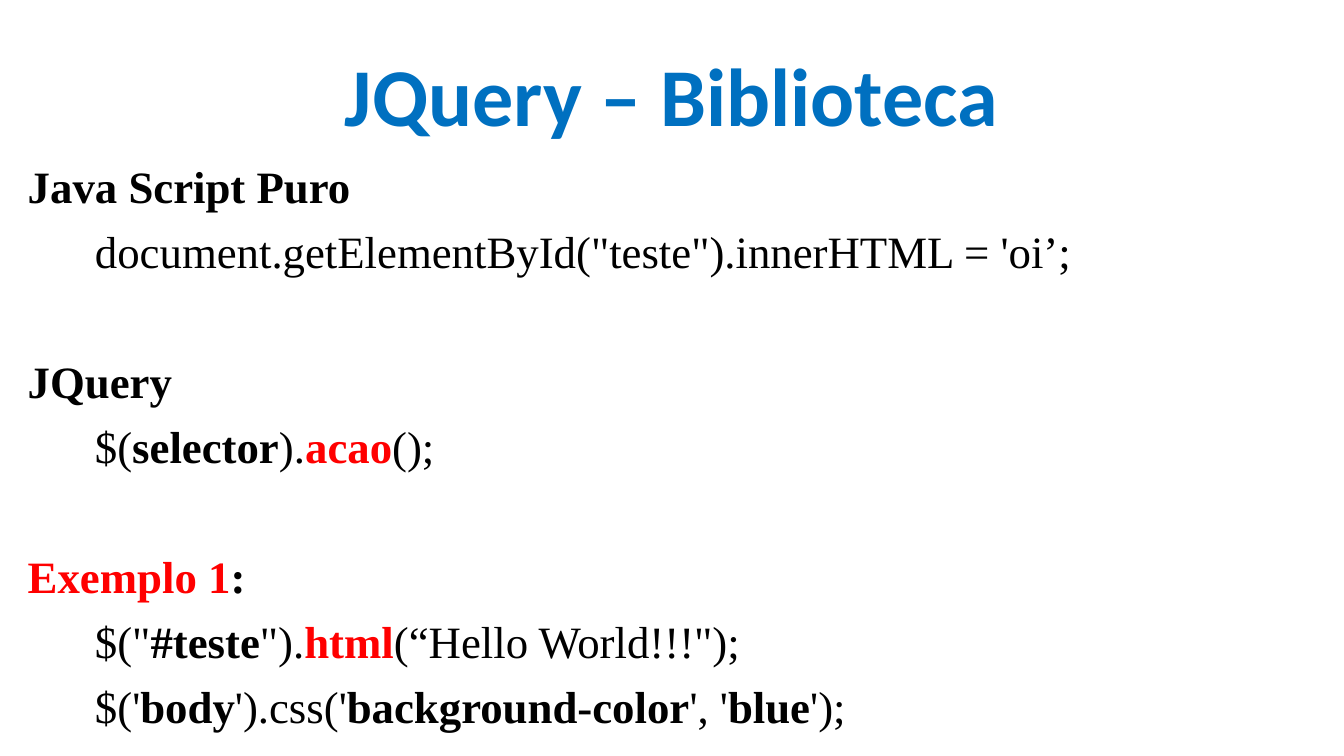
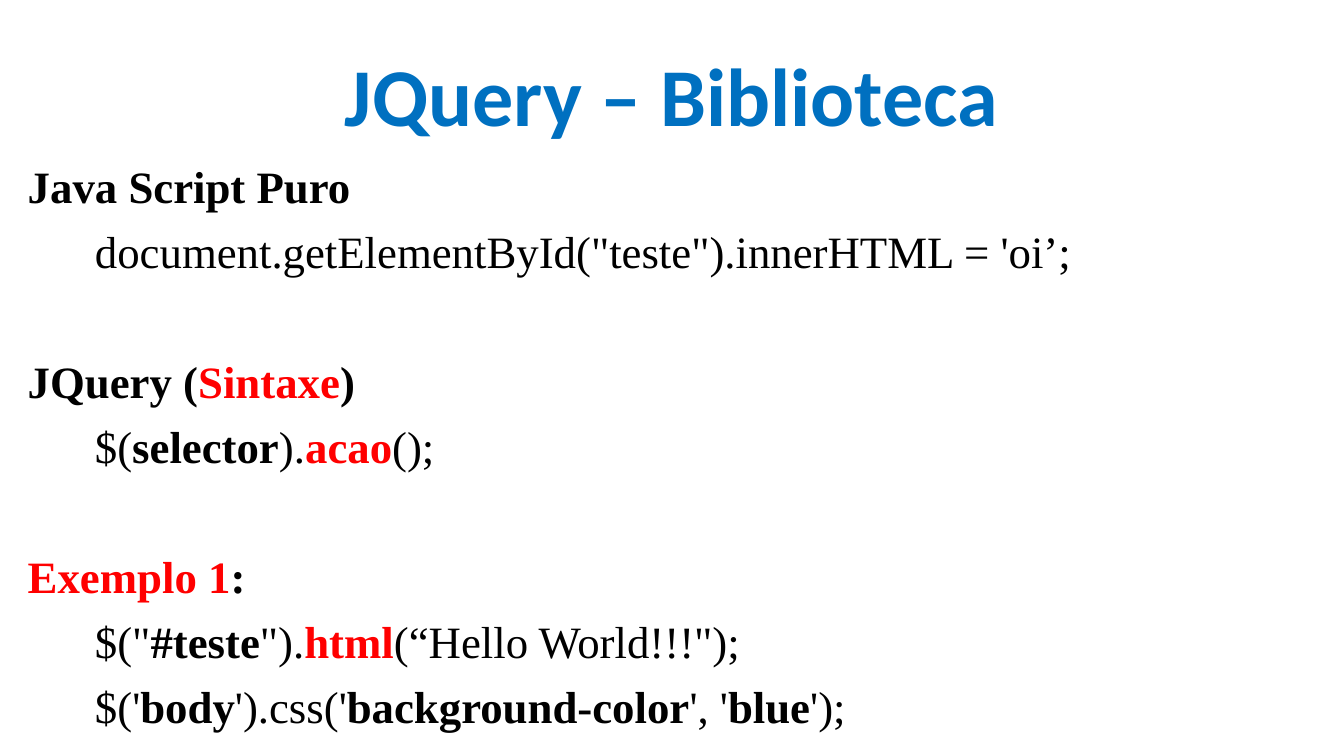
Before and after one commit to CloudEducationBrazil/WydenDesenvolvimentoWebPHP, a slide deck: slide 4 of 01 Classes/Aula 11 Desenvolvimento Web PHP - JQuery.pptx. Drawn at 1344x756 pixels with LibreOffice and Linux fonts; fonts in the diff are those of the drawing; background and template pictures are left out. Boxes give left, top, right and bottom in pixels: in the first picture for what was removed or moved away, otherwise in the second. Text is boxed around its words. In the diff, an @@ line names an element or a change of style, - is before the commit and + after.

```diff
--- a/01 Classes/Aula 11 Desenvolvimento Web PHP - JQuery.pptx
+++ b/01 Classes/Aula 11 Desenvolvimento Web PHP - JQuery.pptx
@@ text at (28,367,355,408): text changed @@
-JQuery
+JQuery (Sintaxe)
```
Also in this commit, not shown: 18 other slides changed, 25 other files.
